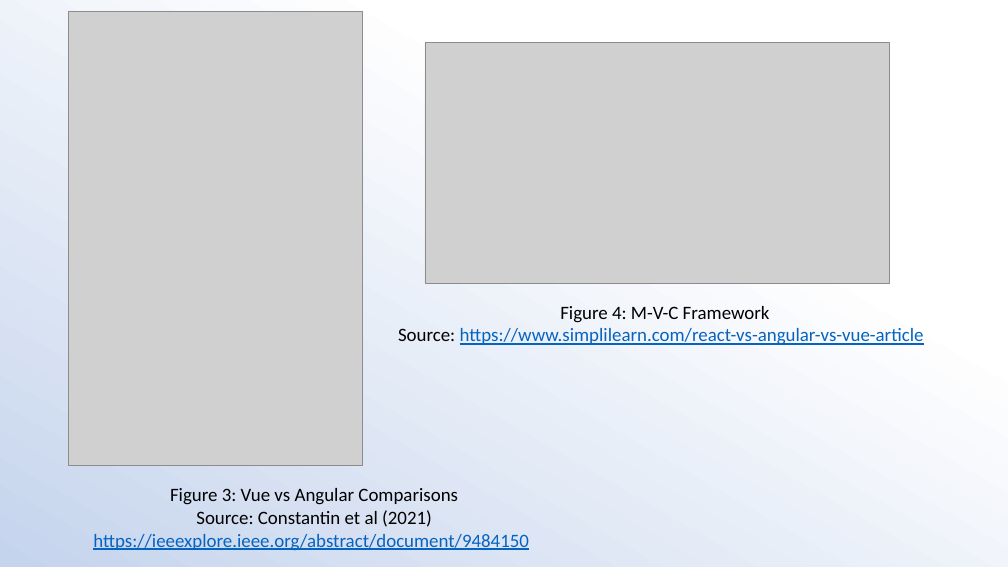
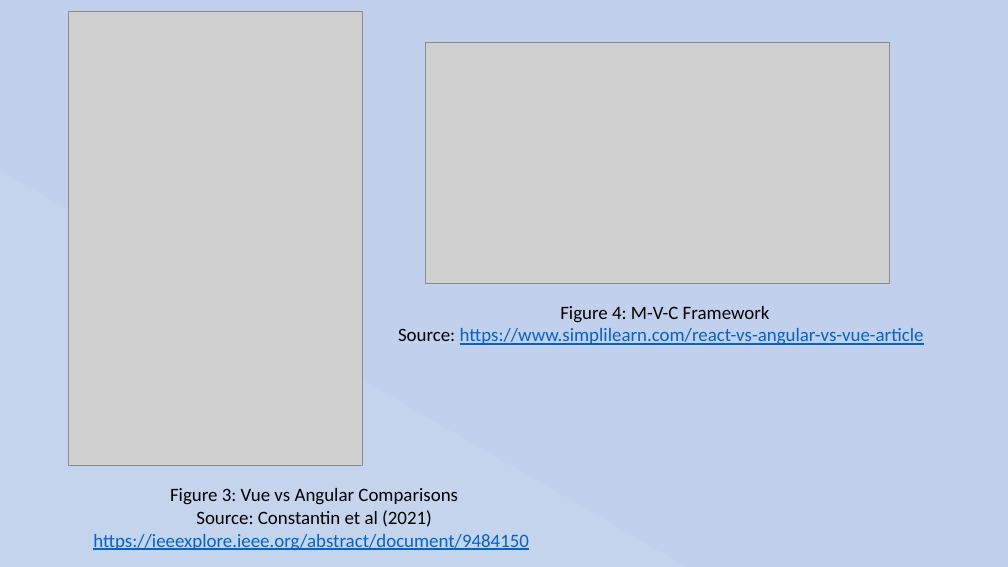
Before and after one commit to Stu-Gotz/pgmp, a slide deck: slide 9 of Presentation.pptx. Drawn at 1008x567 pixels with LibreOffice and Linux fonts; fonts in the diff are those of the drawing; grey boxes stand for pictures. Boxes give left, top, right and bottom in pixels: in the first picture for what was removed or moved away, otherwise in the second. Text is boxed around its words. In the diff, an @@ line names an element or a change of style, - is before the commit and + after.

```diff
--- a/Presentation.pptx
+++ b/Presentation.pptx
@@ background gradient #FFFFFF to #C5D4ED to #CFDBF0 to #ABC0E4 to #C7D5ED to gradient #C1D0EC to #C5D4ED to #CFDBF0 to #ABC0E4 to #C7D5ED @@
```
Also in this commit, not shown: 17 other slides changed, 1 slide added, 1 slide removed, 1 other file.
